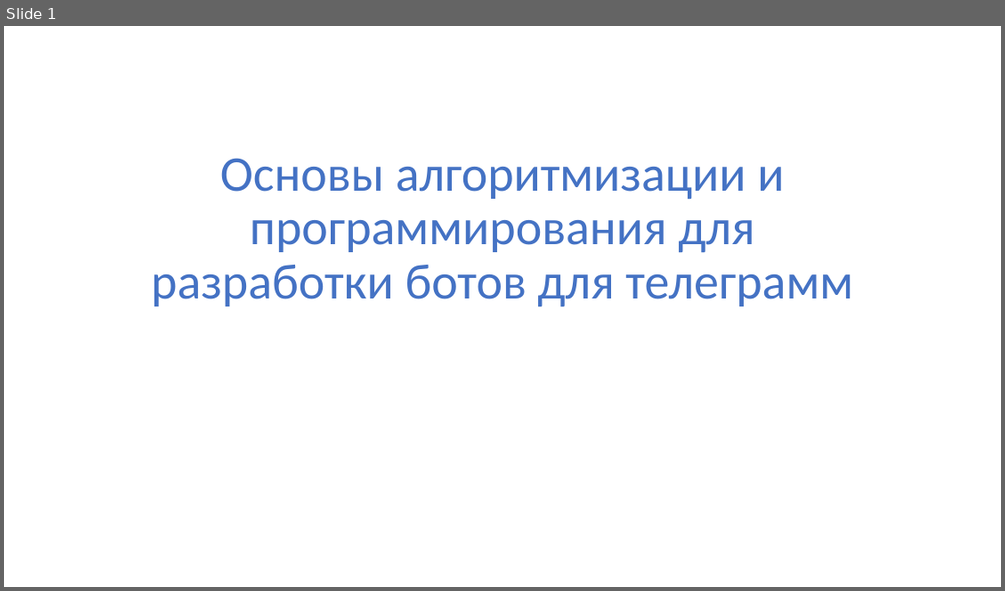
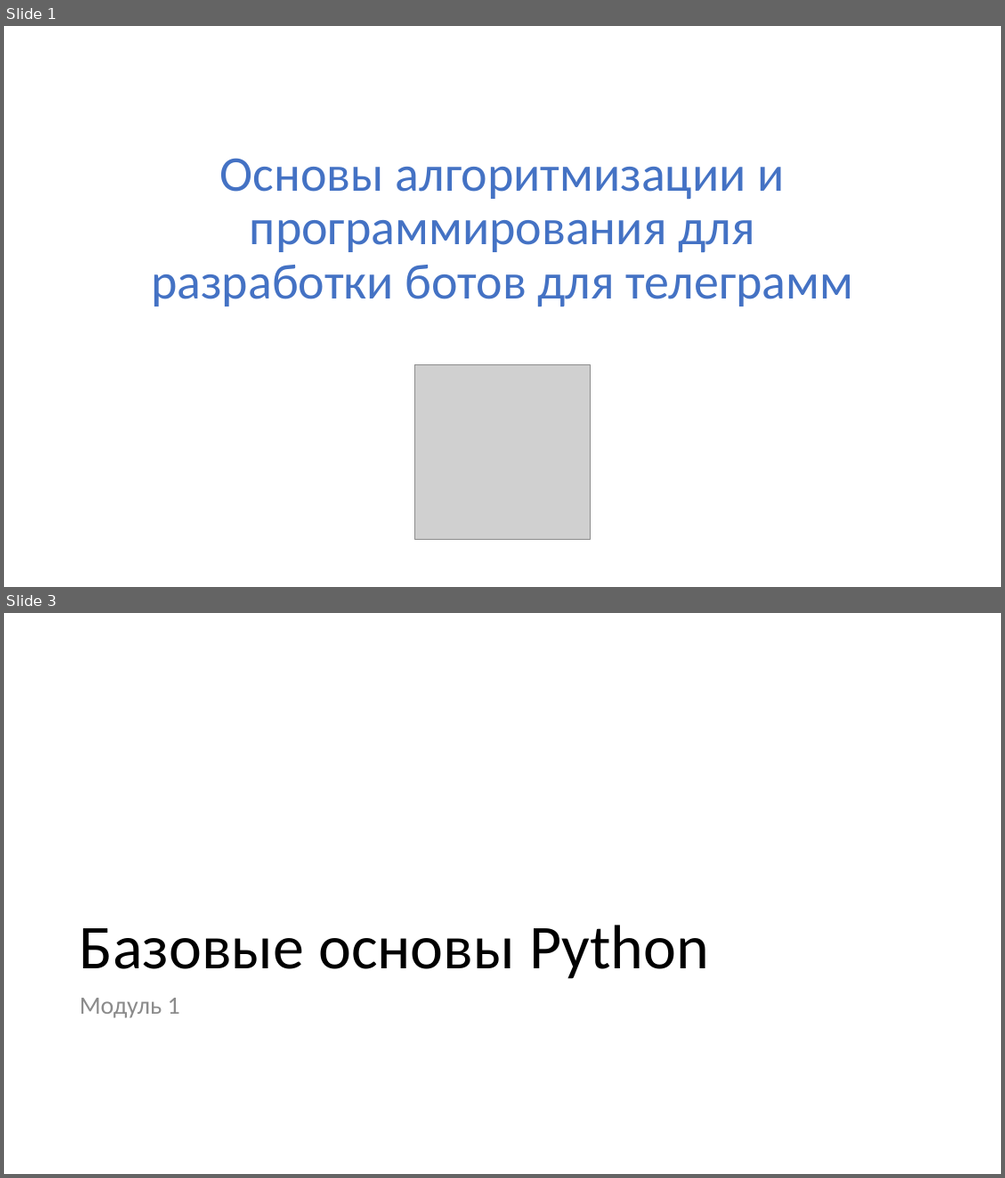
Before and after one commit to paveltsytovich/telegram-course, a slide deck: Presentation/Основы алгоритмизации и программирования.pptx. Shown one above the other, each under a label of ours: slide 1 before the commit, slides 1 and 3 after it; the slides between them are not shown. The pictures are 1005x591 and 1005x1178 pixels, drawn with LibreOffice and Linux fonts; fonts in the diff are those of the drawing; grey boxes stand for pictures. Boxes give left, top, right and bottom in pixels: in the first picture for what was removed or moved away, otherwise in the second. Text is boxed around its words. In the diff, an @@ line names an element or a change of style, - is before the commit and + after.

```diff
--- a/Presentation/Основы алгоритмизации и программирования.pptx
+++ b/Presentation/Основы алгоритмизации и программирования.pptx
@@ slide 3 added at [4,613,1001,1174], background #FFFFFF @@
@@ title added at [80,925,709,979], 60 pt, text #000000 @@
+Базовые основы Python
@@ text added at [80,997,180,1018], 24 pt, text #8C8C8C @@
+Модуль 1
@@ slide 1 changed as well @@
@@ picture added at [414,365,590,539] @@
```
Also in this commit, not shown: 6 other slides added, 1 other file.
